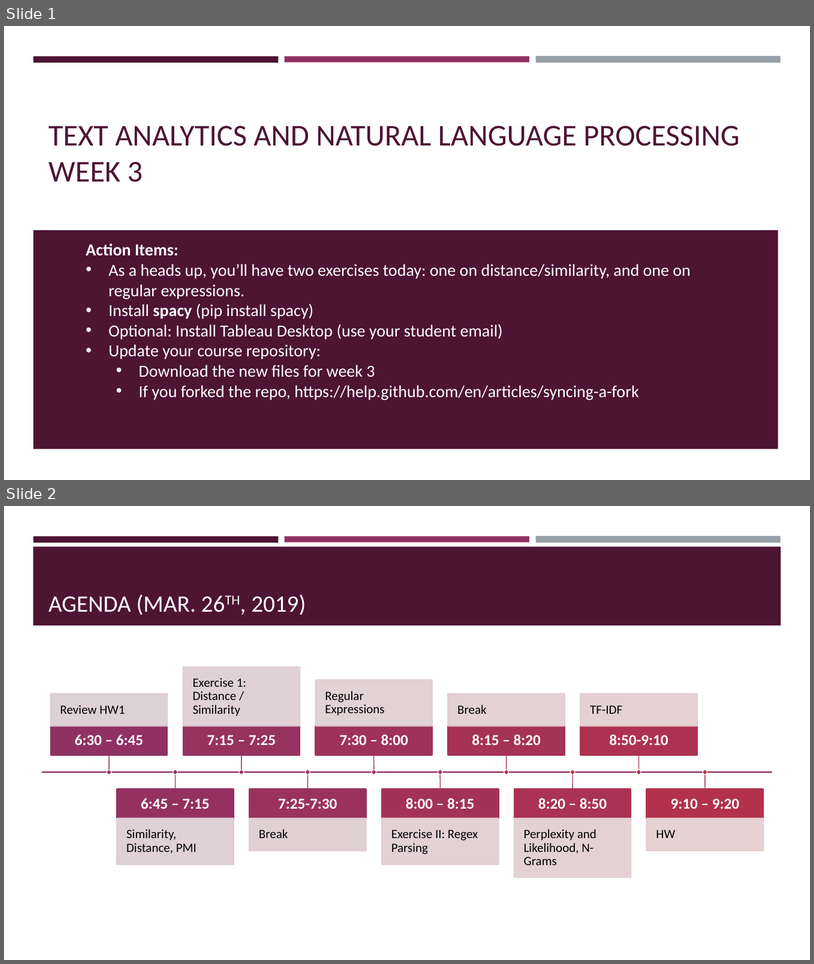
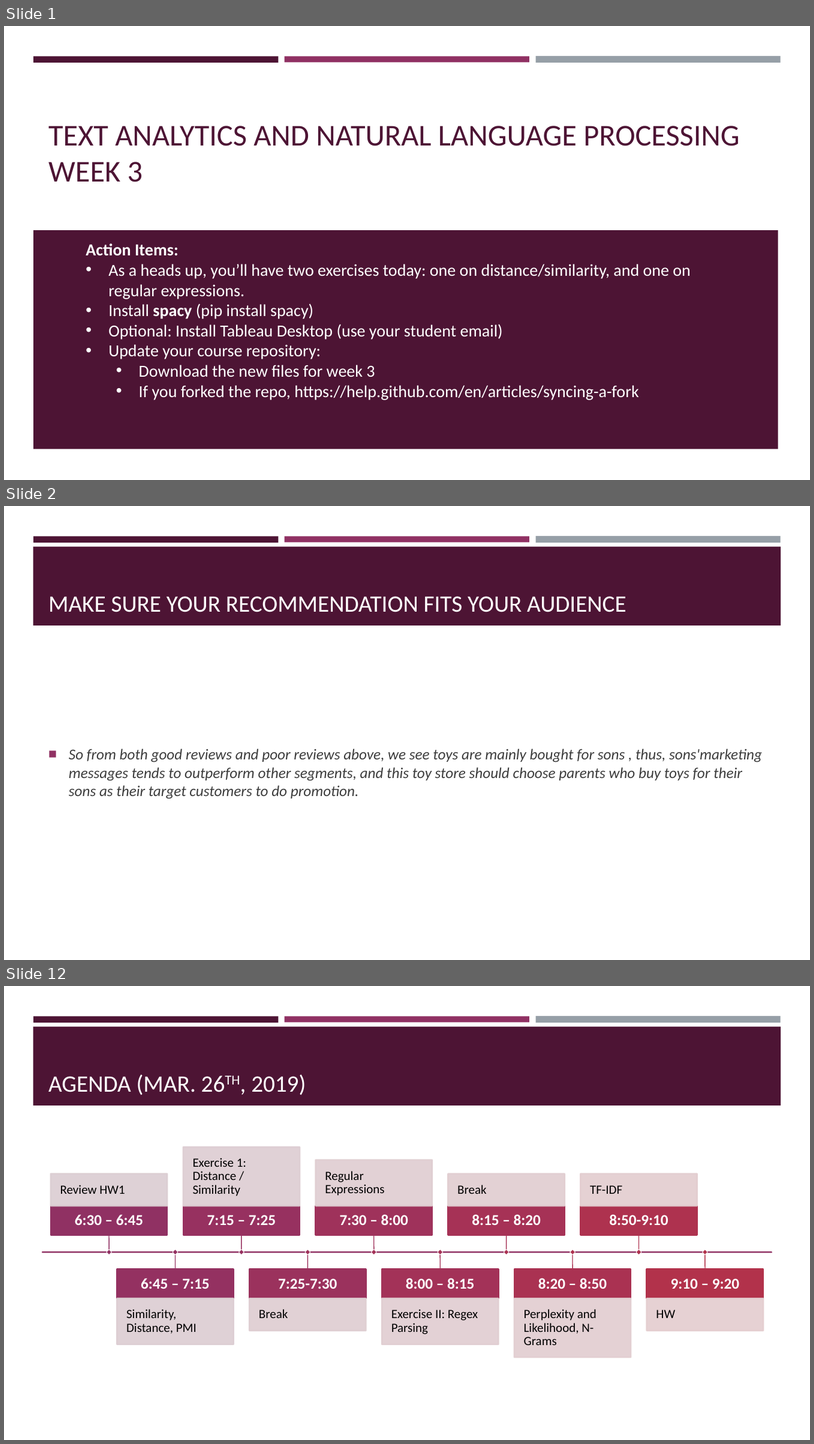
Before and after one commit to VarunDS/dso-599-text-analytics-nlp, a slide deck: week3/slides.pptx. Shown one above the other, each under a label of ours: slides 1 and 2 before the commit, slides 1, 2 and 12 after it; the slides between them are not shown. The pictures are 814x964 and 814x1444 pixels, drawn with LibreOffice and Linux fonts; fonts in the diff are those of the drawing. Boxes give left, top, right and bottom in pixels: in the first picture for what was removed or moved away, otherwise in the second. Text is boxed around its words. In the diff, an @@ line names an element or a change of style, - is before the commit and + after.

```diff
--- a/week3/slides.pptx
+++ b/week3/slides.pptx
@@ slide 2 added at [4, 506, 810, 960], background #FFFFFF; not listed: 4 template elements that a slide beside it also shows @@
@@ title added at [48, 596, 626, 612], 28 pt, text #FFFFFF @@
+MAKE SURE YOUR RECOMMENDATION FITS YOUR AUDIENCE
@@ text added at [69, 748, 762, 799], 18 pt, text #3D3D3D, italic @@
+■ So from both good reviews and poor reviews above, we see toys are mainly bought for sons , thus, sons'marketing messages tends to outperform other segments, and this toy store should choose parents who buy toys for their sons as their target customers to do promotion.
@@ what was slide 2 is now slide 12 @@
```
Also in this commit, not shown: 9 other slides added.
